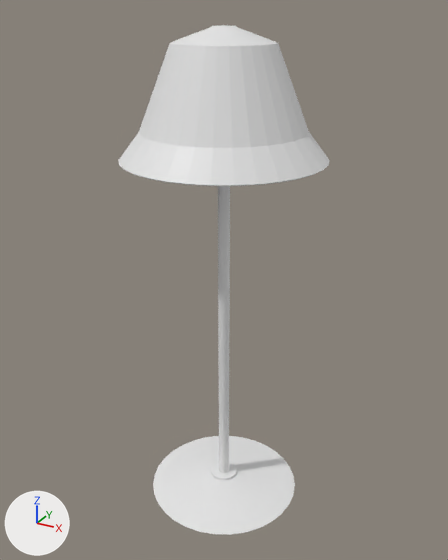
The Blender file OlgertsKursaDarbs/Assets/WIPBlenderObjects/Lamp/lamp.blend: old version first, new version second.
Rendered twice from a camera (50 mm lens) standing at (1.32, -2.4, 2.43) and looking at (-0.01, 0.01, 1.22). Every picture has the same lights, and +X, +Y and +Z are marked at lower left.

Objects in the first picture: 'LampHead', 'lamp'.
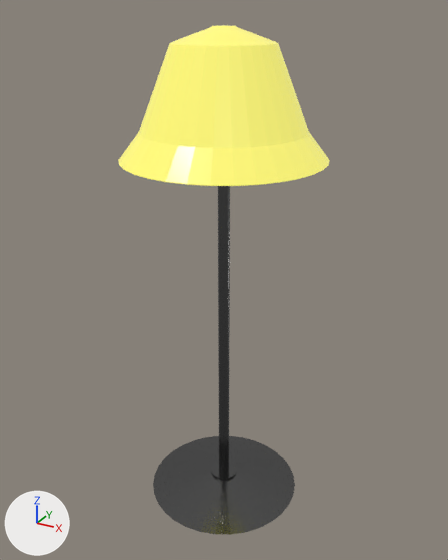
The change in detail:
Material 'Lamp' (mat_lamp) is new.
Its base color is (0.537, 0.455, 0.0751) (yellow #c2b44d).
Its roughness is 0.259.
Its emission color is (0.534, 0.534, 0.114) (yellow #c1c15f).
Its emission strength is 1.0.
Material 'Metal' (mat_metal) is new.
Its base color is (0.142, 0.142, 0.142) (dark grey #696969).
Its metallic is 1.0.
Its roughness is 0.177.
me_circle has 480 vertices, 450 faces and spans x -0.35..0.35, y -0.35..0.35, z 0.0..2.03.
me_circle now uses material mat_metal (dark grey #696969).
me_circle_001 has 384 vertices, 386 faces and spans x -0.417..0.417, y -0.417..0.417, z 1.629..2.121.
me_circle_001 now uses material mat_lamp (yellow #c2b44d).

Pixel boxes [x1, y1, x2, y2] of what changed, in the pictures (448 x 560 px):
'lamp', recoloured (white to yellow)
    both: [118, 25, 330, 186]
'LampHead', recoloured (white to grey)
    both: [153, 186, 295, 535]
